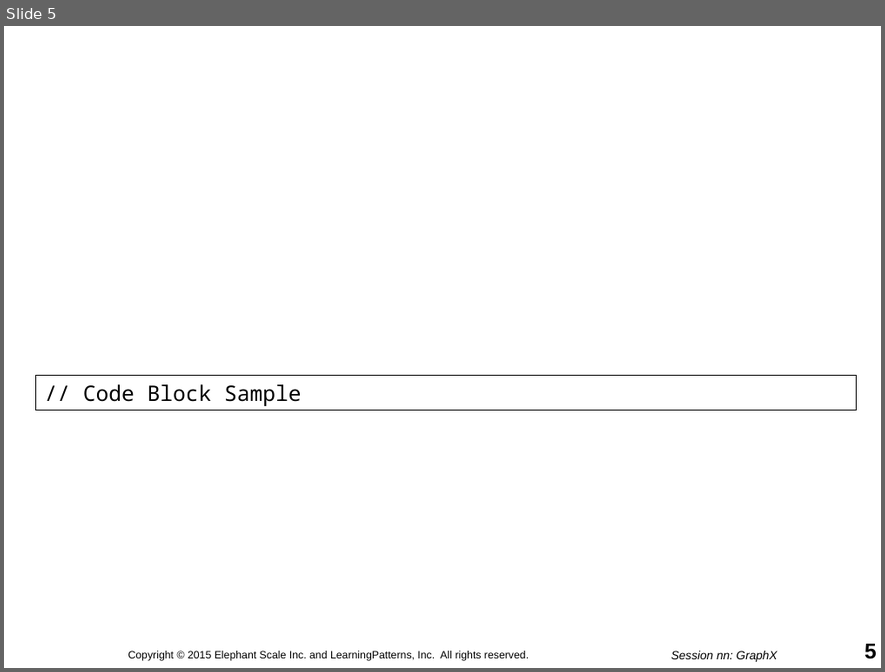
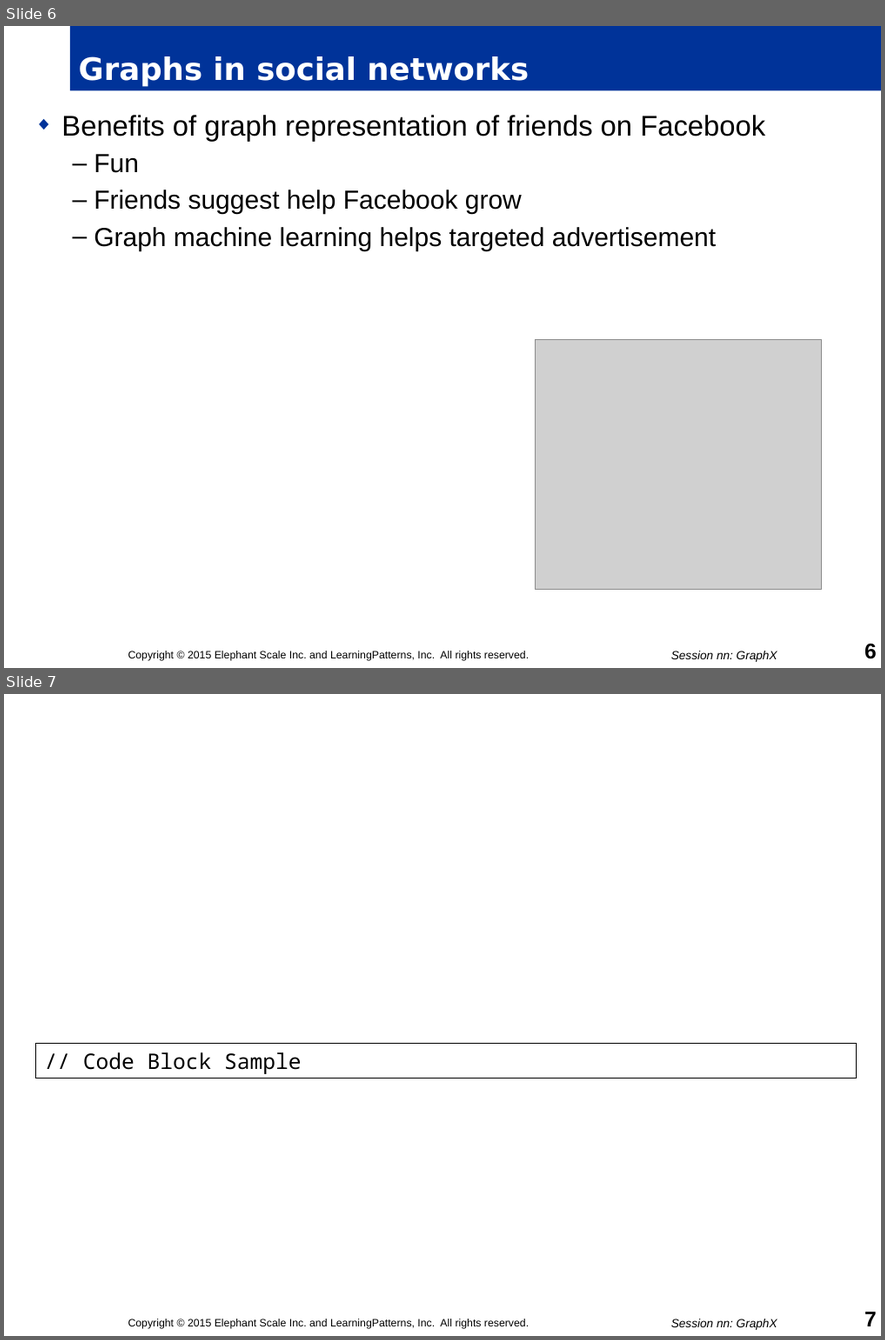
Before and after one commit to mattvinks/spark-labs, a slide deck: slides/nn_GraphX.pptm. Shown one above the other, each under a label of ours: slide 5 before the commit, slides 6 and 7 after it. The pictures are 885x672 and 885x1340 pixels, drawn with LibreOffice and Linux fonts; fonts in the diff are those of the drawing; grey boxes stand for pictures; background and template pictures are left out. Boxes give left, top, right and bottom in pixels: in the first picture for what was removed or moved away, otherwise in the second. Text is boxed around its words. In the diff, an @@ line names an element or a change of style, - is before the commit and + after.

Commit message:
GraphX start checkin

```diff
--- a/slides/nn_GraphX.pptm
+++ b/slides/nn_GraphX.pptm
@@ slide 6 added at [4,26,881,668], background #FFFFFF @@
@@ title added at [70,26,881,91], fill #003399, 26 pt, text #FFFFFF, bold @@
+Graphs in social networks
@@ text added at [61,115,765,251], 22 pt, text #000000 @@
+◆ Benefits of graph representation of friends on Facebook
+  – Fun
+  – Friends suggest help Facebook grow
+  – Graph machine learning helps targeted advertisement
@@ picture added at [536,340,821,590] @@
@@ text added at [128,651,529,661], 9 pt, text #000000 @@
+Copyright © 2015 Elephant Scale Inc. and LearningPatterns, Inc. All rights reserved.
@@ text added at [671,651,777,662], 10 pt, text #000000, italic @@
+Session nn: GraphX
@@ page number added at [864,644,877,659], 18 pt, text #000000, bold @@
+6
@@ what was slide 5 is now slide 7 @@
@@ page number at [864,1312,877,1326]: text changed @@
-5
+7
```
Also in this commit, not shown: 4 slides changed, 1 other slide added.
